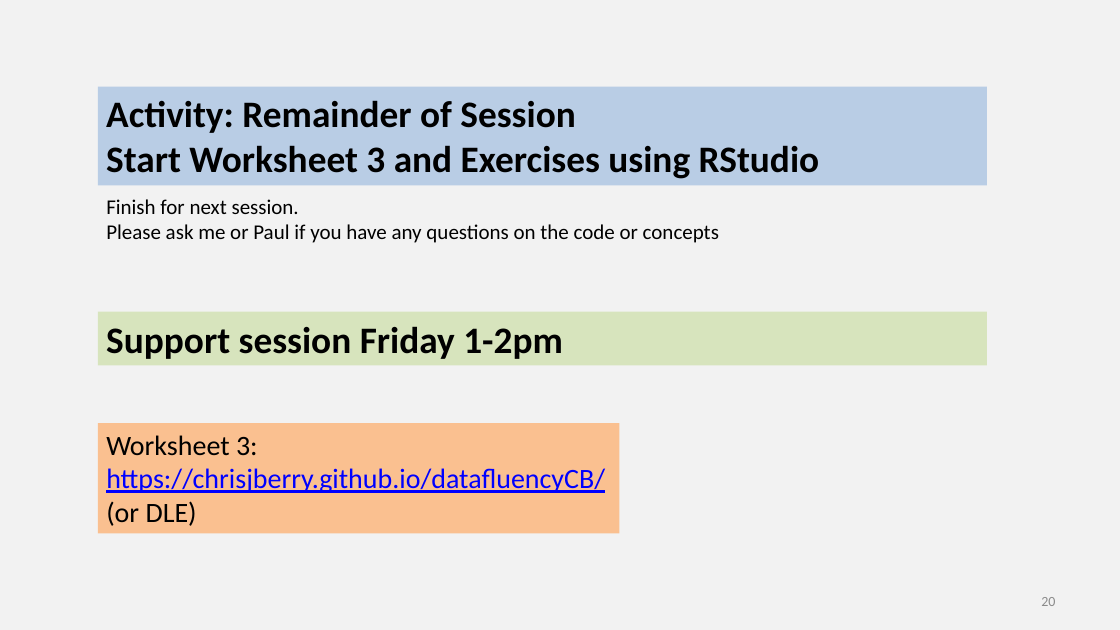
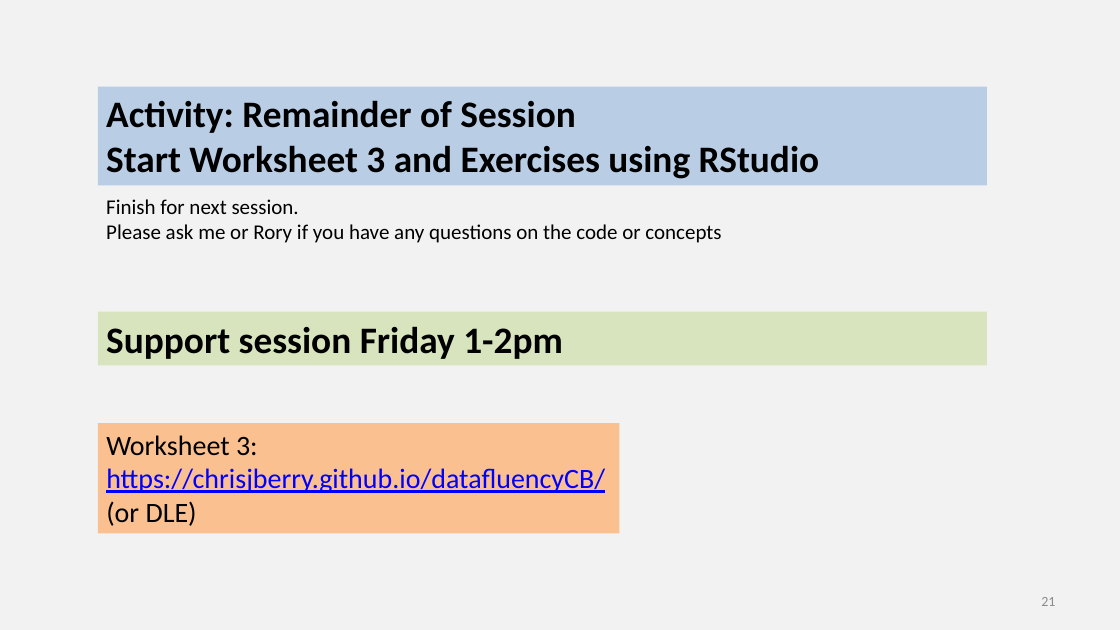
Before and after one commit to chrisjberry/datafluencyCB, a slide deck: slide 21 of docs/slides/PSYC753_L3_ANOVA_1.pptx (slide 20 before the commit). Drawn at 1120x630 pixels with LibreOffice and Linux fonts; fonts in the diff are those of the drawing. Boxes give left, top, right and bottom in pixels: in the first picture for what was removed or moved away, otherwise in the second. Text is boxed around its words. In the diff, an @@ line names an element or a change of style, - is before the commit and + after.

```diff
--- a/docs/slides/PSYC753_L3_ANOVA_1.pptx
+++ b/docs/slides/PSYC753_L3_ANOVA_1.pptx
@@ text at (106, 199, 721, 243): text changed @@
-Finish for next session.
-Please ask me or Paul if you have any questions on the code or concepts
+Finish for next session.
+Please ask me or Rory if you have any questions on the code or concepts
@@ page number at (1041, 597, 1055, 606): text changed @@
-20
+21
```
Also in this commit, not shown: 9 other slides changed, 2 slides added, 1 slide removed.
